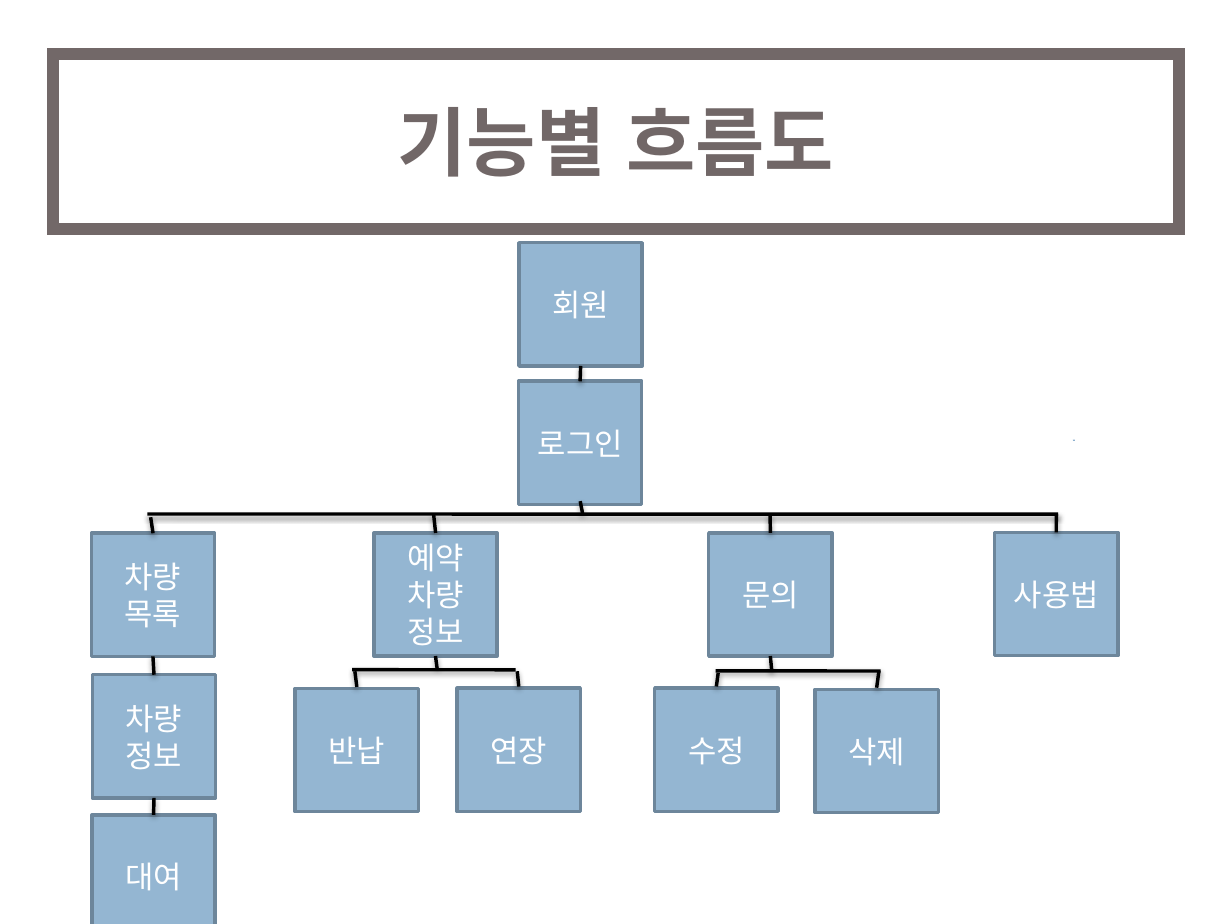
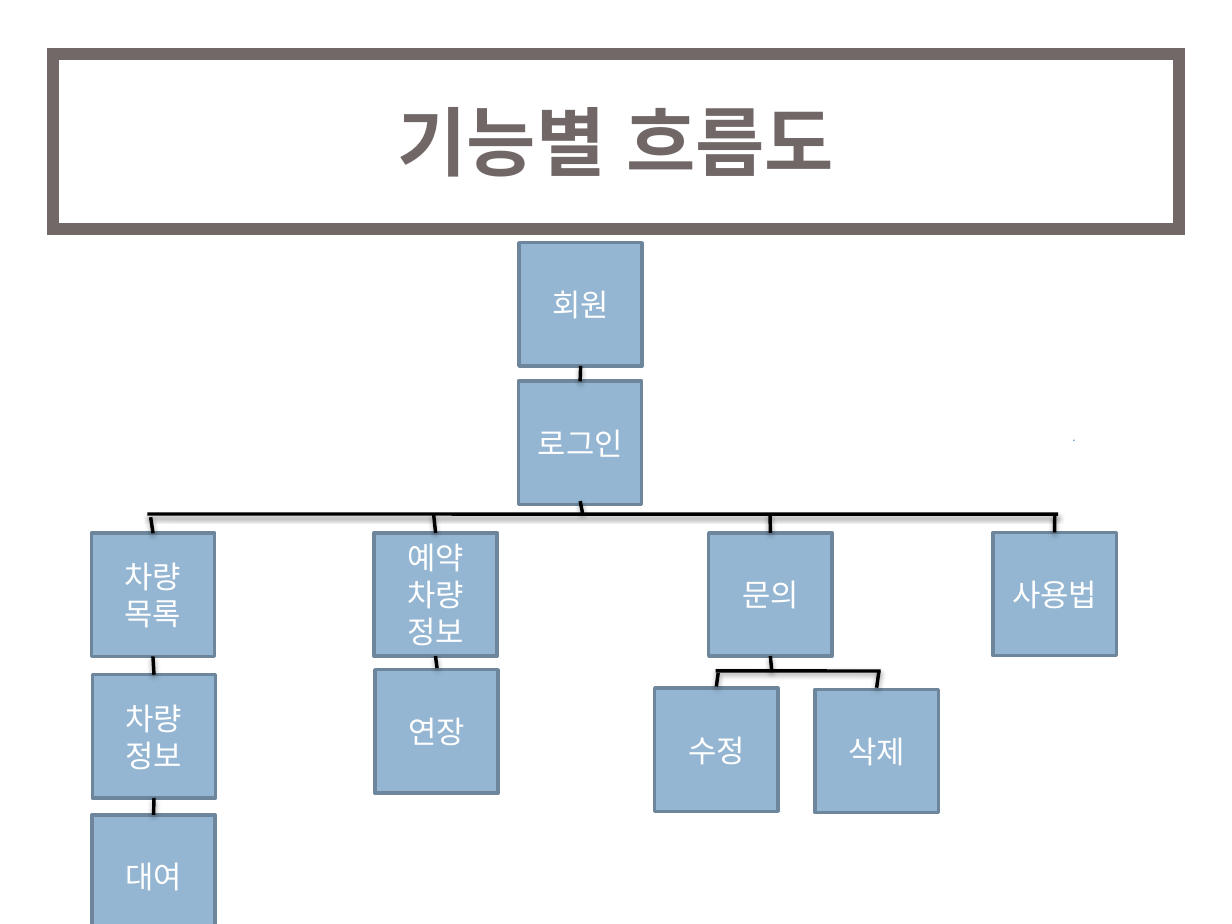
Before and after one commit to ajsirh12/picar, a slide deck: slide 31 of picar/PICAR(최종수정용).pptx. Drawn at 1232x924 pixels with LibreOffice and Linux fonts; fonts in the diff are those of the drawing. Boxes give left, top, right and bottom in pixels: in the first picture for what was removed or moved away, otherwise in the second. Text is boxed around its words. In the diff, an @@ line names an element or a change of style, - is before the commit and + after.

Commit message:
ppt

```diff
--- a/picar/PICAR(최종수정용).pptx
+++ b/picar/PICAR(최종수정용).pptx
@@ rectangle removed at bbox=[296, 689, 419, 812] @@
-반납
@@ line removed from (352, 670) to (516, 670) @@
@@ line removed from (357, 687) to (355, 671) @@
@@ rectangle "연장": place and size @@
-rectangle "연장" at bbox=[457, 689, 580, 812]
+rectangle "연장" at bbox=[375, 670, 498, 793]
@@ line removed from (519, 686) to (517, 671) @@
```
Also in this commit, not shown: 1 other file.
